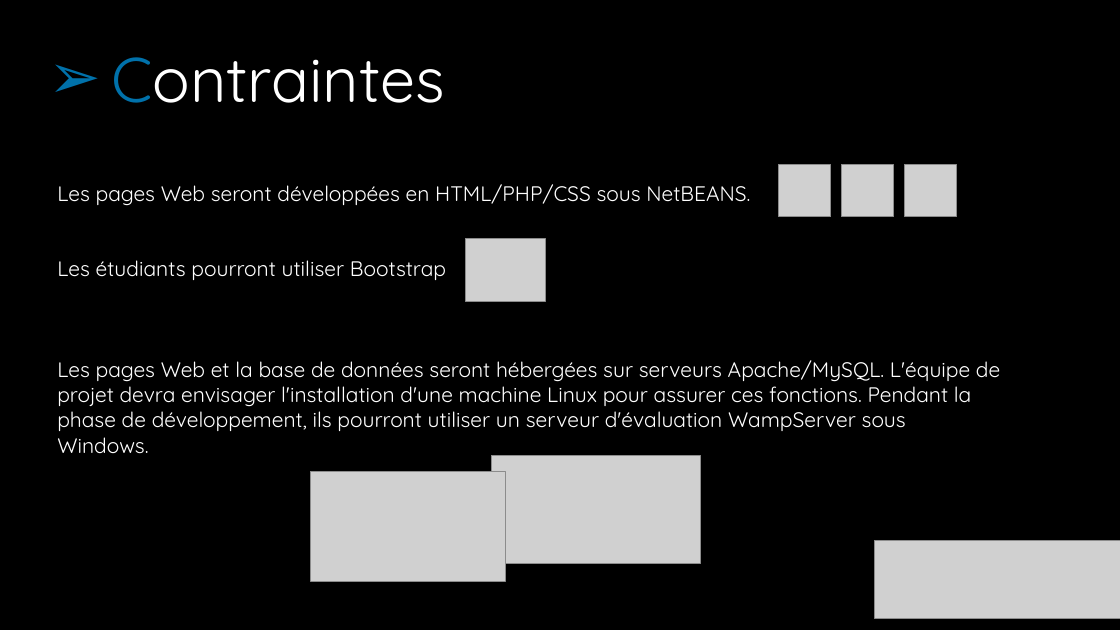
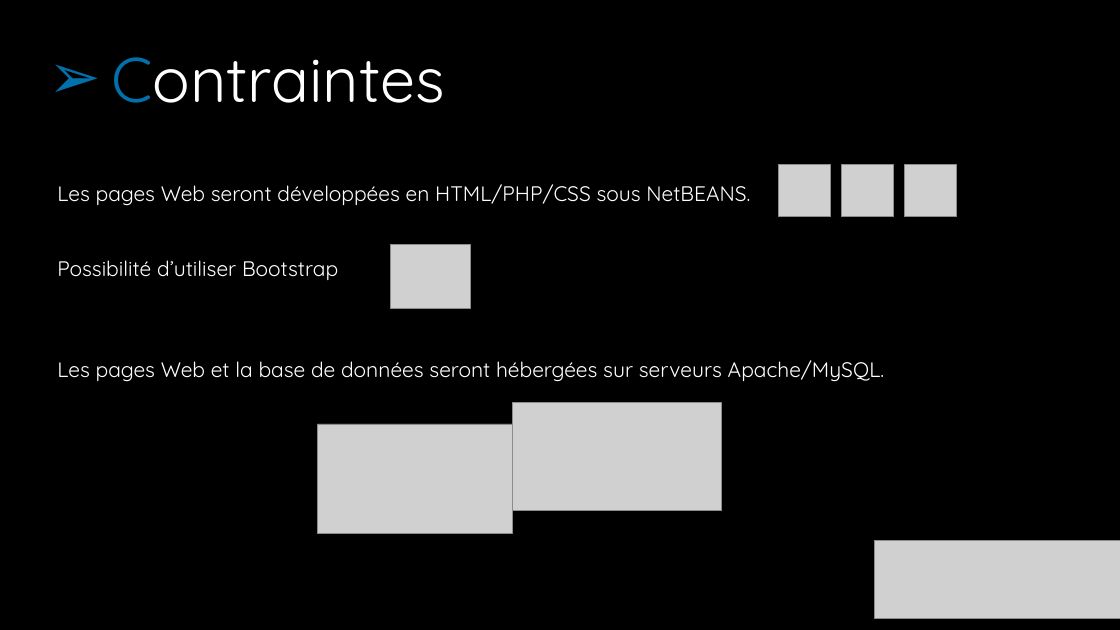
Before and after one commit to Izakun/banc_de_test_eolienne, a slide deck: slide 8 of 05_revue_de_projet/revue_01/01_manon_morille/SFL1_revue1_manon.pptx. Drawn at 1120x630 pixels with LibreOffice and Linux fonts; fonts in the diff are those of the drawing; grey boxes stand for pictures; background and template pictures are left out. Boxes give left, top, right and bottom in pixels: in the first picture for what was removed or moved away, otherwise in the second. Text is boxed around its words. In the diff, an @@ line names an element or a change of style, - is before the commit and + after.

```diff
--- a/05_revue_de_projet/revue_01/01_manon_morille/SFL1_revue1_manon.pptx
+++ b/05_revue_de_projet/revue_01/01_manon_morille/SFL1_revue1_manon.pptx
@@ text at box(57, 260, 885, 382): text changed @@
-Les étudiants pourront utiliser Bootstrap
-Les pages Web et la base de données seront hébergées sur serveurs Apache/MySQL. L'équipe de projet devra envisager l'installation d'une machine Linux pour assurer ces fonctions. Pendant la phase de développement, ils pourront utiliser un serveur d'évaluation WampServer sous Windows.
+Possibilité d’utiliser Bootstrap
+Les pages Web et la base de données seront hébergées sur serveurs Apache/MySQL.
@@ picture: place and size @@
-picture at box(465, 239, 545, 302)
+picture at box(391, 245, 471, 308)
@@ picture: place and size @@
-picture at box(492, 455, 701, 564)
+picture at box(513, 402, 722, 511)
@@ picture: place and size @@
-picture at box(311, 471, 506, 581)
+picture at box(318, 424, 513, 534)
```
Also in this commit, not shown: 2 other slides changed, 2 other files.
